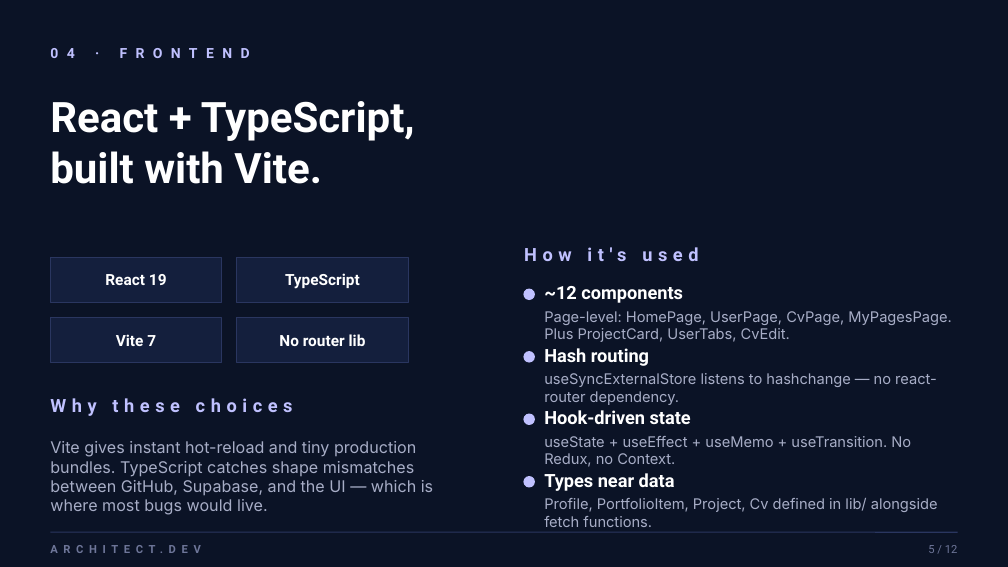
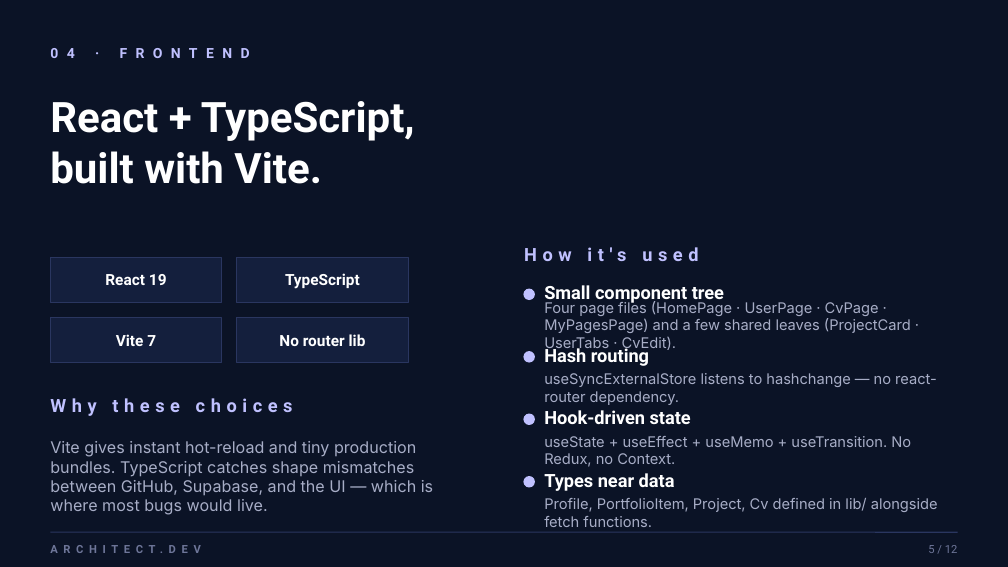
Before and after one commit to gusbo9233/gusbo9233.portfolio.io, a slide deck: slide 5 of Architect-Dev-Presentation.pptx. Drawn at 1008x567 pixels with LibreOffice and Linux fonts; fonts in the diff are those of the drawing. Boxes give left, top, right and bottom in pixels: in the first picture for what was removed or moved away, otherwise in the second. Text is boxed around its words. In the diff, an @@ line names an element or a change of style, - is before the commit and + after.

```diff
--- a/Architect-Dev-Presentation.pptx
+++ b/Architect-Dev-Presentation.pptx
@@ text at (544,285,724,305): text changed @@
-~12 components
+Small component tree
@@ text at (544,300,911,352): text changed @@
-Page-level: HomePage, UserPage, CvPage, MyPagesPage. Plus ProjectCard, UserTabs, CvEdit.
+Four page files (HomePage · UserPage · CvPage · MyPagesPage) and a few shared leaves (ProjectCard · UserTabs · CvEdit).
```
Also in this commit, not shown: 8 other slides changed, 1 slide added, 1 slide removed, 8 other files.
